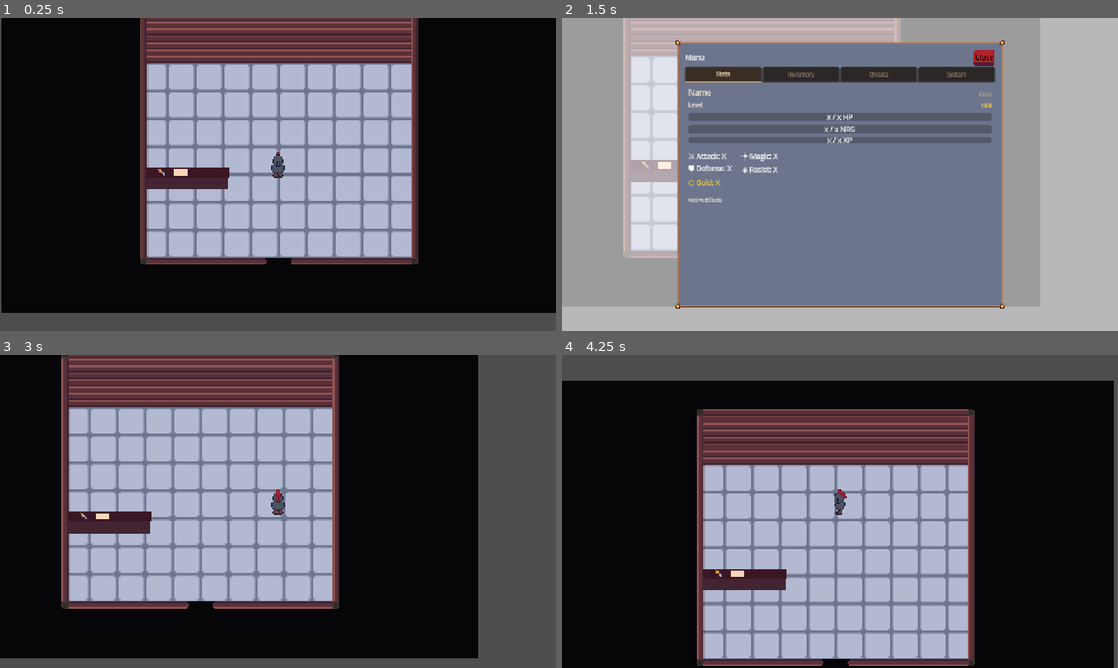
Above: before the commit, frames 1-4 (two rows, left to right).
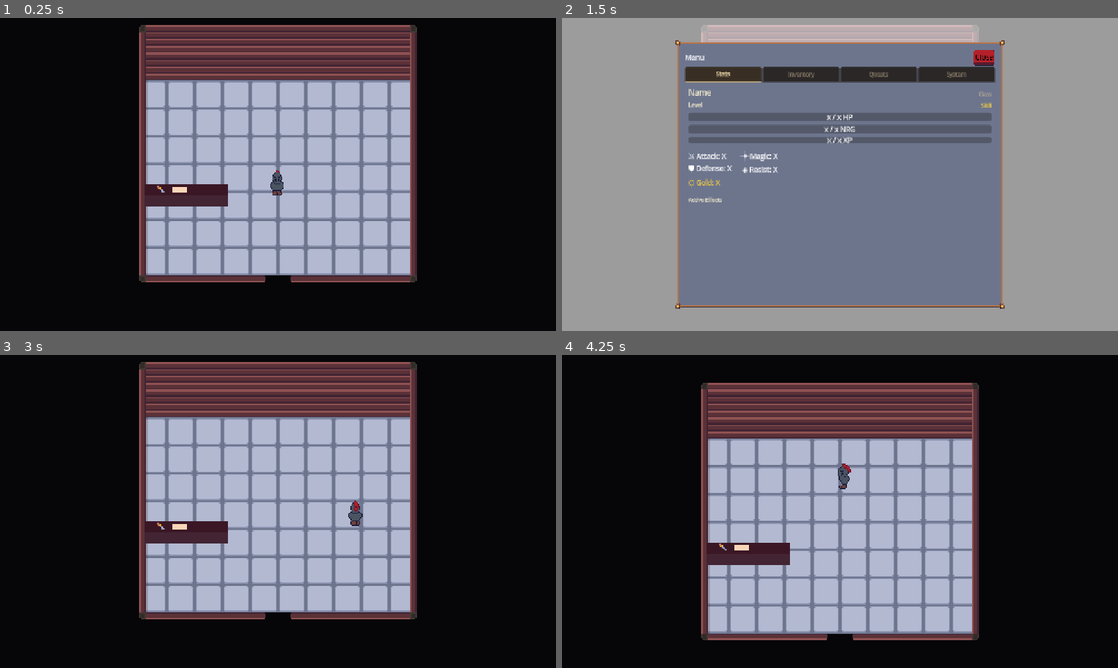
Above: after the commit, the same moments.

Repository: navtges3/PixelValley
Game: Godot game, scene res://scenes/world/buildings/interior/potion_shop_interior.tscn
Same seed, same stepped clock (60 frames per second), same inputs: the game is played once before the commit and once after it. This scene is started directly instead of the project's main scene. Sound files missing from this copy of the repository are replaced by a short silence.
Inputs:
- Up to frame 1 (0.25 s): no input
- Up to frame 2 (1.5 s): tap Enter at 0.5 s; hold Right (ui_right) 0.53-1.28 s; hold E (interact) 0.53-1.28 s; hold Down (ui_down) from 1.28 s (still down); tap Tab (open_hud) at 1.35 s
- Up to frame 3 (3 s): tap Space at 2 s; release Down (ui_down) at 2.03 s; hold Right (ui_right) 2.03-2.78 s; hold E (interact) 2.03-2.78 s; tap Enter at 2.75 s; hold Up (ui_up) from 2.78 s (still down); tap Tab (open_hud) at 2.85 s
- Up to frame 4 (4.25 s): release Up (ui_up) at 3.53 s; hold Left (ui_left) from 3.53 s (still down); hold E (interact) from 3.53 s (still down)

The runs differ from the first frame. In frame 1, 30% of the frame differs, in the area x 0-100%, y 0-100%; in frame 2, 28%; in frame 3, 59%; in frame 4, 39%.
Error in both runs: Invalid access to property or key 'world_visual' on a base object of type 'Nil'. (res://scripts/world/locations/base_location.gd:14)

Commit message:
feat: Update weapon shop and potion shop interiors with new collision shapes and adjustments

Diff:
--- a/scenes/world/buildings/interior/inn_interior.tscn
+++ b/scenes/world/buildings/interior/inn_interior.tscn
@@ -31,7 +31,7 @@
 visible = false
 z_index = 10
 
-[node name="Floor" type="TileMapLayer" parent="." unique_id=7237375]
+[node name="Floor" type="TileMapLayer" parent="." unique_id=7237375 groups=["camera_bounds"]]
 tile_map_data = PackedByteArray("AAAAAAAAAQAAAAMAAAAAAAEAAQAAAAMAAAAAAAIAAQAAAAMAAAAAAAMAAQAAAAMAAAAAAAQAAQAAAAMAAAAAAA …(3760 unchanged characters)…
 tile_set = ExtResource("3_eggvl")
 
--- a/scenes/world/buildings/interior/potion_shop_interior.tscn
+++ b/scenes/world/buildings/interior/potion_shop_interior.tscn
@@ -30,7 +30,7 @@
 [node name="ShopWindow" parent="CanvasLayer" unique_id=1917424634 instance=ExtResource("2_kxhju")]
 visible = false
 
-[node name="Floor" type="TileMapLayer" parent="." unique_id=1438138485]
+[node name="Floor" type="TileMapLayer" parent="." unique_id=1438138485 groups=["camera_bounds"]]
 tile_map_data = PackedByteArray("AAAAAAAAAQAAAAMAAAAAAAEAAQAAAAMAAAAAAAIAAQAAAAMAAAAAAAMAAQAAAAMAAAAAAAQAAQAAAAMAAAAAAA …(3760 unchanged characters)…
 tile_set = ExtResource("3_ljrrm")
 
--- a/scenes/world/buildings/interior/weapon_shop_interior.tscn
+++ b/scenes/world/buildings/interior/weapon_shop_interior.tscn
@@ -18,7 +18,7 @@
 radius = 16.0
 
 [sub_resource type="CapsuleShape2D" id="CapsuleShape2D_7mnpr"]
-radius = 6.0
+radius = 4.0
 height = 16.0
 
 [sub_resource type="CircleShape2D" id="CircleShape2D_8swea"]
@@ -86,14 +86,13 @@
 position = Vector2(271, 121)
 
 [node name="Sprite2D" type="Sprite2D" parent="FloorProps/FanPedistal" unique_id=796209420]
-position = Vector2(0, -12)
 texture = ExtResource("6_7mnpr")
-offset = Vector2(0, -11)
+offset = Vector2(0, -24)
 region_enabled = true
 region_rect = Rect2(32, 0, 32, 48)
 
 [node name="CollisionShape2D" type="CollisionShape2D" parent="FloorProps/FanPedistal" unique_id=1654433397]
-position = Vector2(0, -6.5)
+position = Vector2(0, -6)
 rotation = 1.5707964
 shape = SubResource("CapsuleShape2D_7mnpr")
 
@@ -101,14 +100,13 @@
 position = Vector2(271, 57)
 
 [node name="Sprite2D" type="Sprite2D" parent="FloorProps/OrbPedistal" unique_id=1958116255]
-position = Vector2(0, -12)
 texture = ExtResource("6_7mnpr")
-offset = Vector2(0, -11)
+offset = Vector2(0, -24)
 region_enabled = true
 region_rect = Rect2(0, 0, 32, 48)
 
 [node name="CollisionShape2D" type="CollisionShape2D" parent="FloorProps/OrbPedistal" unique_id=1797633087]
-position = Vector2(0, -6.5)
+position = Vector2(0, -6)
 rotation = 1.5707964
 shape = SubResource("CapsuleShape2D_7mnpr")
 
Binary file changed: assets/overworld/village/weapon_shop/pedistals.png
Binary file changed: assets/overworld/village/weapon_shop/wall_rack.png
Binary file changed: assets/overworld/village/weapon_shop/weapon_rack.png
